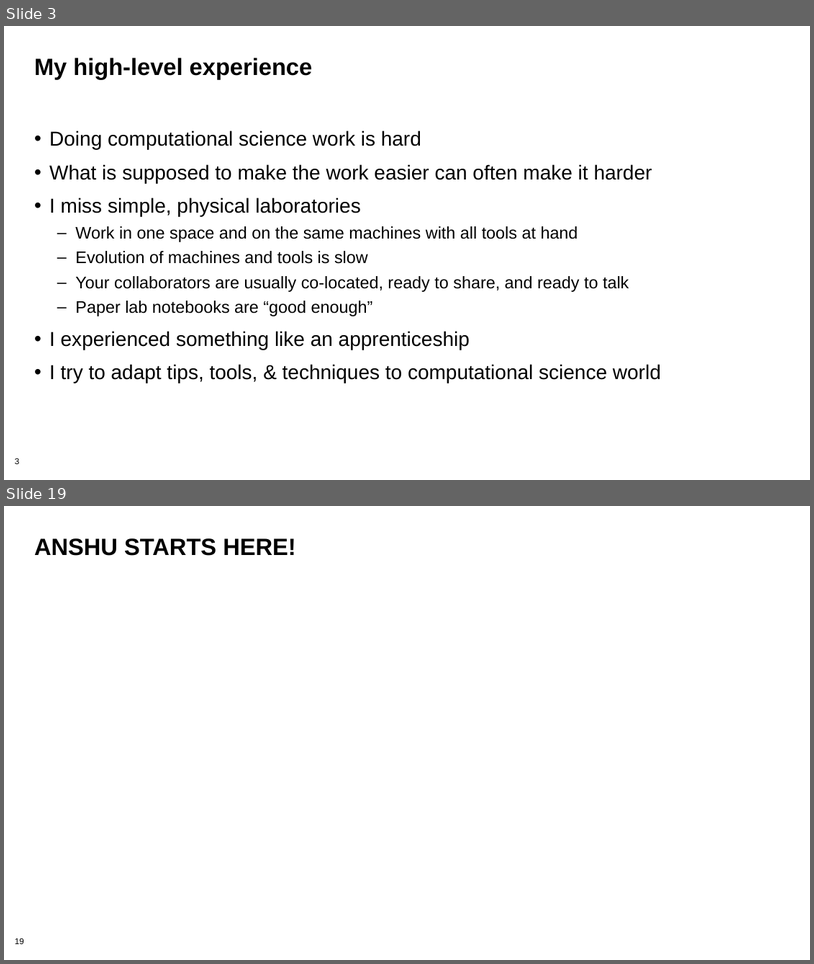
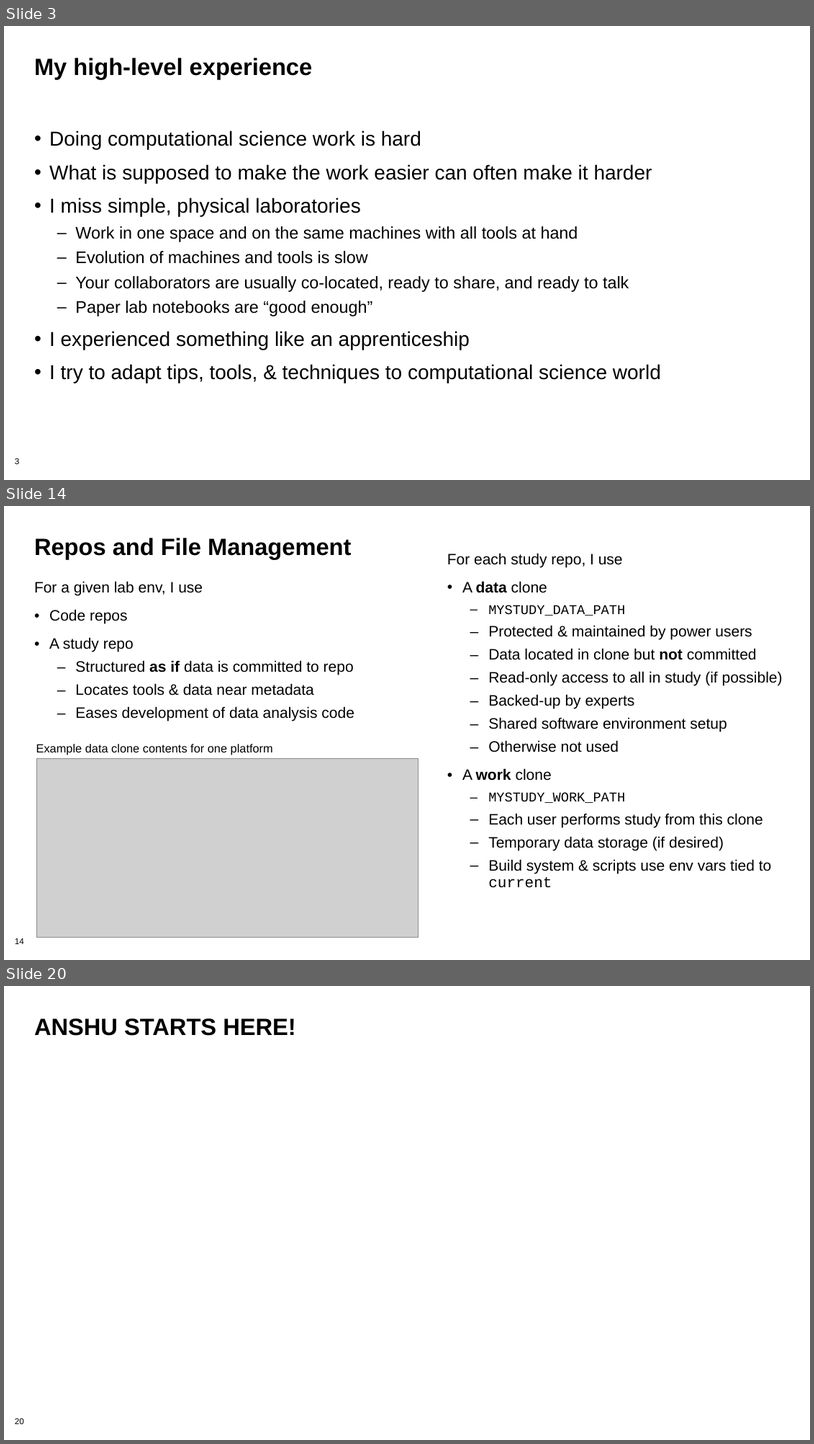
Before and after one commit to bssw-tutorial/presentations, a slide deck: computational-expts.pptx. Shown one above the other, each under a label of ours: slides 3 and 19 before the commit, slides 3, 14 and 20 after it; the slides between them are not shown. The pictures are 814x964 and 814x1444 pixels, drawn with LibreOffice and Linux fonts; fonts in the diff are those of the drawing; grey boxes stand for pictures; background and template pictures are left out. Boxes give left, top, right and bottom in pixels: in the first picture for what was removed or moved away, otherwise in the second. Text is boxed around its words. In the diff, an @@ line names an element or a change of style, - is before the commit and + after.

```diff
--- a/computational-expts.pptx
+++ b/computational-expts.pptx
@@ slide 14 added at <box>4,506,810,960</box>, background #FFFFFF; not listed: 1 template element that a slide beside it also shows @@
@@ title added at <box>34,538,351,559</box>, 28 pt, text #000000, bold @@
+Repos and File Management
@@ text added at <box>448,553,783,888</box>, 18 pt, text #000000 @@
+For each study repo, I use
+• A data clone
+  – MYSTUDY_DATA_PATH
+  – Protected & maintained by power users
+  – Data located in clone but not committed
+  – Read-only access to all in study (if possible)
+  – Backed-up by experts
+  – Shared software environment setup
+  – Otherwise not used
+• A work clone
+  – MYSTUDY_WORK_PATH
+  – Each user performs study from this clone
+  – Temporary data storage (if desired)
+  – Build system & scripts use env vars tied to current
@@ text added at <box>34,581,355,721</box>, 18 pt, text #000000 @@
+For a given lab env, I use
+• Code repos
+• A study repo
+  – Structured as if data is committed to repo
+  – Locates tools & data near metadata
+  – Eases development of data analysis code
@@ picture added at <box>36,759,419,937</box> @@
@@ text added at <box>36,744,273,754</box>, 14 pt, text #000000 @@
+Example data clone contents for one platform
@@ what was slide 19 is now slide 20 @@
@@ page number at <box>15,1418,24,1424</box>: text changed @@
-19
+20
```
Also in this commit, not shown: 13 slides changed, 2 other slides added, 2 slides removed.
